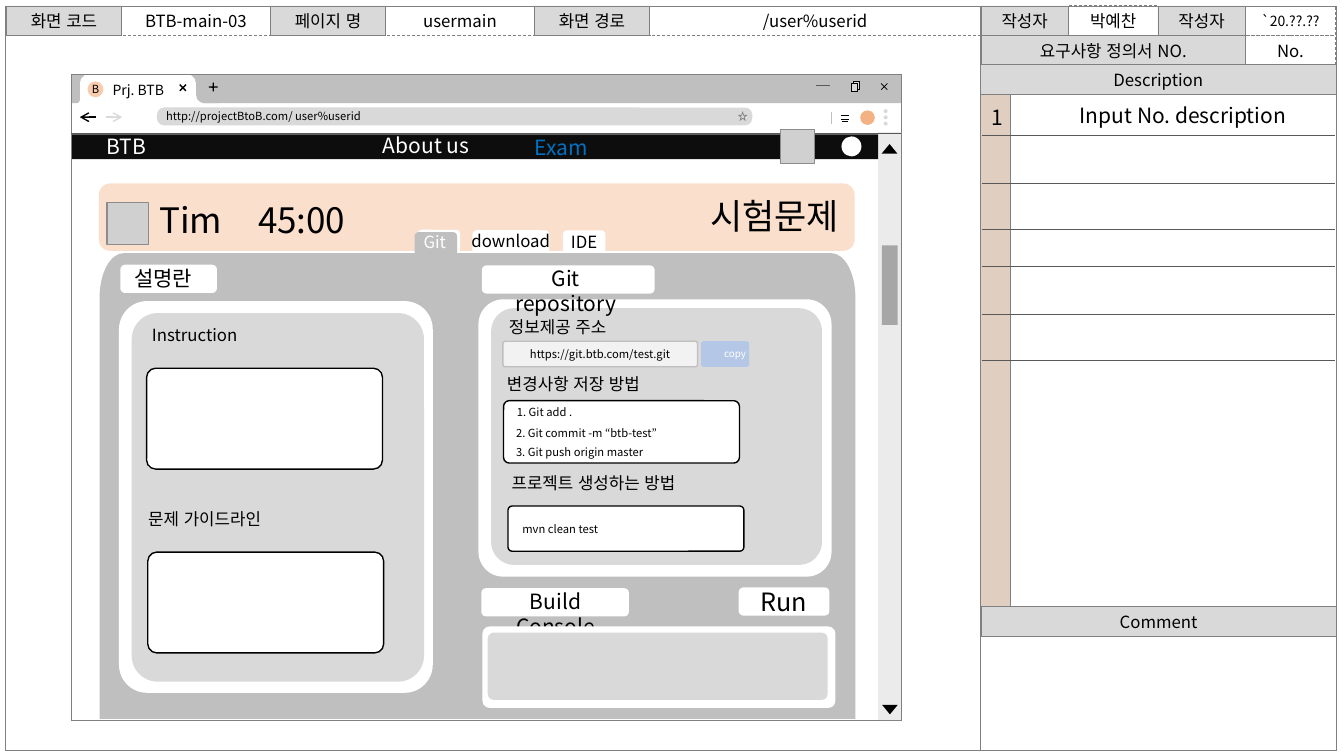
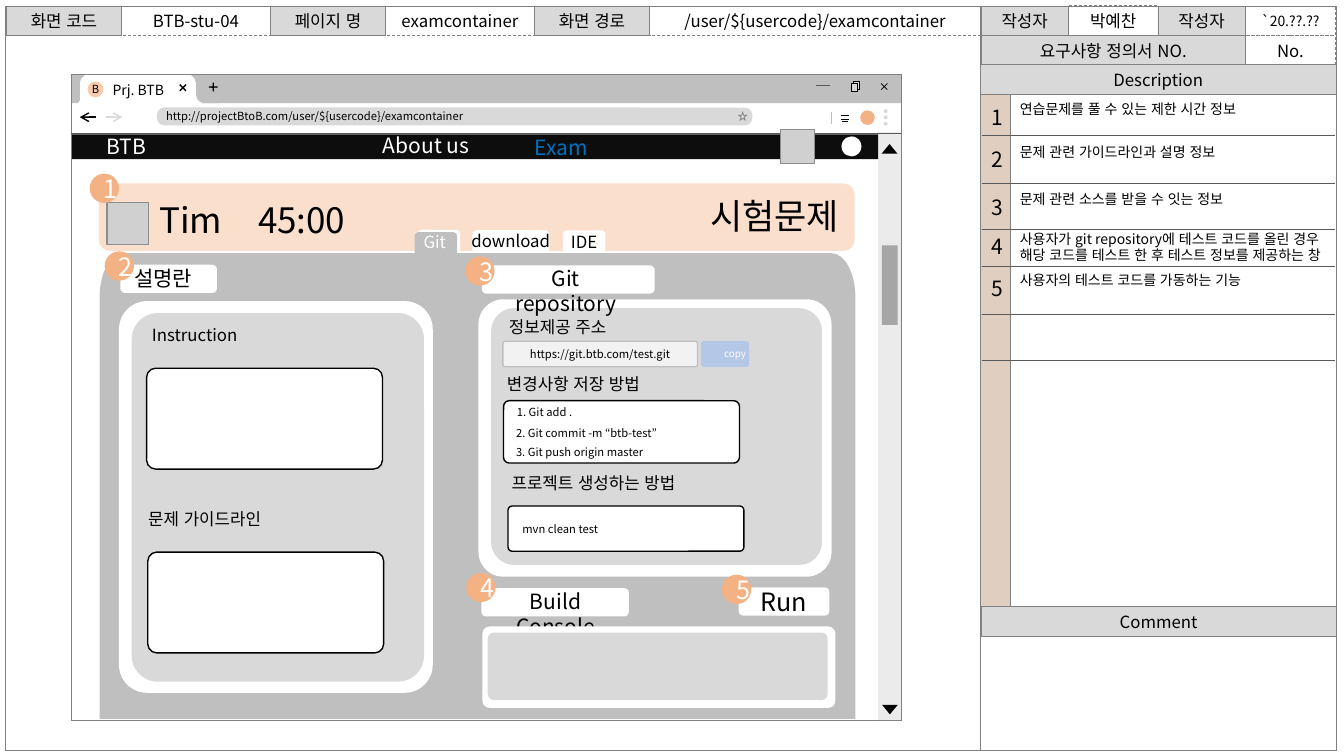
Before and after one commit to PYC1080/MSA_Mentoring, a slide deck: slide 46 of project/BtoB_Storyboard.pptx (slide 47 before the commit). Drawn at 1344x756 pixels with LibreOffice and Linux fonts; fonts in the diff are those of the drawing; grey boxes stand for pictures; background and template pictures are left out. Boxes give left, top, right and bottom in pixels: in the first picture for what was removed or moved away, otherwise in the second. Text is boxed around its words. In the diff, an @@ line names an element or a change of style, - is before the commit and + after.

```diff
--- a/project/BtoB_Storyboard.pptx
+++ b/project/BtoB_Storyboard.pptx
@@ text in rectangle at <box>153,14,239,28</box>: text changed @@
-BTB-main-03
+BTB-stu-04
@@ text in rectangle at <box>401,14,518,28</box>: text changed @@
-usermain
+examcontainer
@@ text in rectangle at <box>684,13,945,30</box>: text changed @@
-/user%userid
+/user/${usercode}/examcontainer
@@ text at <box>166,110,463,123</box>: text changed @@
-http://projectBtoB.com/ user%userid
+http://projectBtoB.com/user/${usercode}/examcontainer
@@ text added at <box>1020,102,1236,115</box>, 10 pt, text #000000 @@
+연습문제를 풀 수 있는 제한 시간 정보
@@ text removed at <box>1080,106,1286,128</box> @@
-Input No. description
@@ text added at <box>1020,145,1216,158</box>, 10 pt, text #000000 @@
+문제 관련 가이드라인과 설명 정보
@@ ellipse added at <box>90,173,119,203</box>, fill #F4B183, 18 pt, text #FFFFFF @@
+1
@@ text added at <box>991,151,1003,167</box>, 15 pt, text #000000 @@
+2
@@ text added at <box>991,199,1003,216</box>, 15 pt, text #000000 @@
+3
@@ text added at <box>1020,192,1223,205</box>, 10 pt, text #000000 @@
+문제 관련 소스를 받을 수 잇는 정보
@@ text added at <box>991,238,1003,254</box>, 15 pt, text #000000 @@
+4
@@ text added at <box>1020,232,1321,261</box>, 10 pt, text #000000 @@
+사용자가 git repository에 테스트 코드를 올린 경우 해당 코드를 테스트 한 후 테스트 정보를 제공하는 창
@@ ellipse added at <box>105,251,134,280</box>, fill #F4B183, 18 pt, text #FFFFFF @@
+2
@@ ellipse added at <box>466,256,495,285</box>, fill #F4B183, 18 pt, text #FFFFFF @@
+3
@@ text added at <box>991,280,1003,297</box>, 15 pt, text #000000 @@
+5
@@ text added at <box>1020,273,1241,286</box>, 10 pt, text #000000 @@
+사용자의 테스트 코드를 가동하는 기능
@@ ellipse added at <box>467,573,496,602</box>, fill #F4B183, 18 pt, text #FFFFFF @@
+4
@@ ellipse added at <box>722,575,751,604</box>, fill #F4B183, 18 pt, text #FFFFFF @@
+5
```
Also in this commit, not shown: 47 other slides changed, 38 slides added, 8 slides removed.
